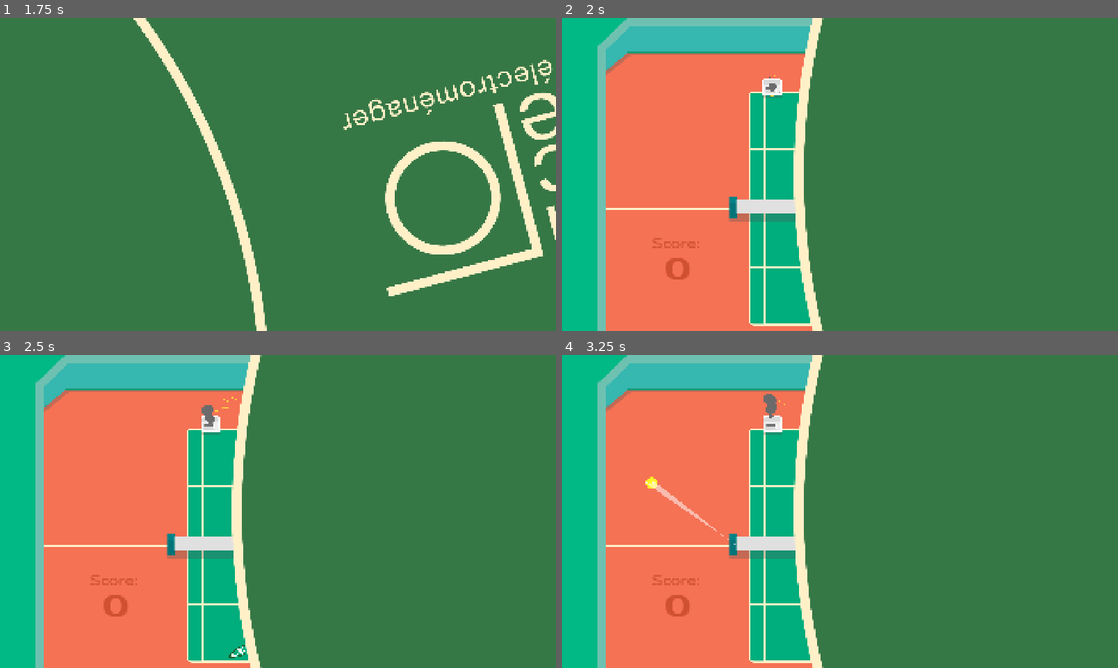
Above: before the commit, frames 1-4 (two rows, left to right).
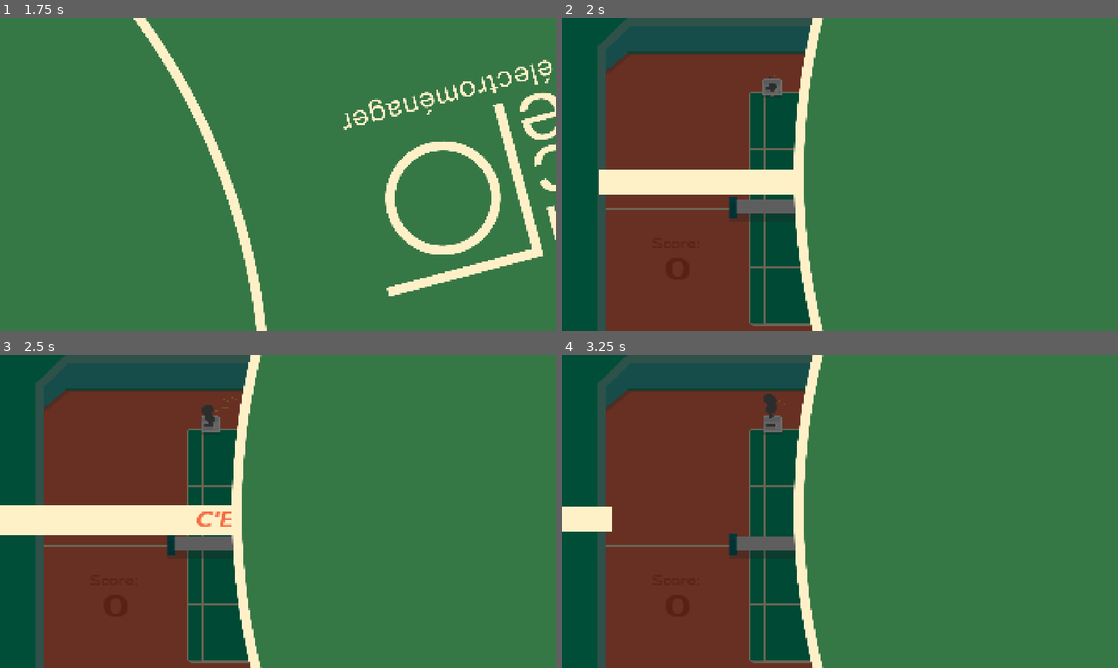
Above: after the commit, the same moments.

Repository: VeryKoolGames/ace_electromenager
Game: Godot game, scene res://Assets/Scenes/Main/start_menu.tscn
The game is run twice, just before and just after one commit, with the same random seed, the same clock (stepped at 60 frames per second) and the same inputs.
Inputs (mouse positions are in pixels of both pictures, inside the frame that each line leads up to):
- Up to frame 1 (1.75 s): click (278, 230) at 0.5 s; click (278, 230) at 1.25 s
- Up to frame 2 (2 s): no input
- Up to frame 3 (2.5 s): move the mouse to (400, 495) at 2.02 s; press the mouse at (400, 495) at 2.03 s
- Up to frame 4 (3.25 s): move the mouse to (728, 527) at 2.77 s; release the mouse at (728, 527) at 2.78 s; click (728, 527) at 2.85 s

Frame 1 is identical in both runs. In frame 2, 43% of the frame differs, in the area x 0-45%, y 0-100%; in frame 3, 43%; in frame 4, 43%.

Commit message:
game working

Diff:
--- /dev/null
+++ b/Assets/Resources/BallSpawnTimer.tres
@@ -0,0 +1,8 @@
+[gd_resource type="Resource" script_class="ResFloatValue" load_steps=2 format=3 uid="uid://bst336m5t7gut"]
+
+[ext_resource type="Script" uid="uid://cxen80npuihu6" path="res://ResFloatValue.gd" id="1_52mtj"]
+
+[resource]
+script = ExtResource("1_52mtj")
+value = 1.5
+metadata/_custom_type_script = "uid://cxen80npuihu6"
--- a/Assets/Scenes/Main/main.tscn
+++ b/Assets/Scenes/Main/main.tscn
@@ -33,6 +33,7 @@
 [ext_resource type="AudioStream" uid="uid://dsvbg3xv1on2e" path="res://Assets/Sounds/main_music.mp3" id="26_dacag"]
 [ext_resource type="Texture2D" uid="uid://cjld02n6rulqs" path="res://Assets/sprites/Pannel1.png" id="28_ad0oj"]
 [ext_resource type="Texture2D" uid="uid://xxk4m6u0i0ut" path="res://Assets/sprites/BaseRectPannel.png" id="29_ns2ik"]
+[ext_resource type="Script" uid="uid://dgxbhmryomxn7" path="res://Assets/Scripts/UI/countdown_start_ui.gd" id="32_sack4"]
 
 [sub_resource type="RectangleShape2D" id="RectangleShape2D_c83bt"]
 size = Vector2(762, 11)
@@ -203,6 +204,81 @@
 &"show_end_screen": SubResource("Animation_nfxtm")
 }
 
+[sub_resource type="Animation" id="Animation_ns2ik"]
+resource_name = "game_start"
+length = 1.8
+tracks/0/type = "value"
+tracks/0/imported = false
+tracks/0/enabled = true
+tracks/0/path = NodePath("MarginContainer:position")
+tracks/0/interp = 1
+tracks/0/loop_wrap = true
+tracks/0/keys = {
+"times": PackedFloat32Array(0, 0.4, 1.4, 1.8),
+"transitions": PackedFloat32Array(1, 1, 1, 1),
+"update": 0,
+"values": [Vector2(3000, 500), Vector2(0, 500), Vector2(0, 500), Vector2(-3000, 500)]
+}
+tracks/1/type = "value"
+tracks/1/imported = false
+tracks/1/enabled = true
+tracks/1/path = NodePath("MarginContainer:scale")
+tracks/1/interp = 1
+tracks/1/loop_wrap = true
+tracks/1/keys = {
+"times": PackedFloat32Array(0.7, 0.95, 1.2),
+"transitions": PackedFloat32Array(1, 1, 1),
+"update": 0,
+"values": [Vector2(1, 1), Vector2(1.2, 1.2), Vector2(1, 1)]
+}
+tracks/2/type = "method"
+tracks/2/imported = false
+tracks/2/enabled = true
+tracks/2/path = NodePath(".")
+tracks/2/interp = 1
+tracks/2/loop_wrap = true
+tracks/2/keys = {
+"times": PackedFloat32Array(1.8),
+"transitions": PackedFloat32Array(1),
+"values": [{
+"args": [],
+"method": &"queue_free"
+}]
+}
+
+[sub_resource type="Animation" id="Animation_sack4"]
+length = 0.001
+tracks/0/type = "value"
+tracks/0/imported = false
+tracks/0/enabled = true
+tracks/0/path = NodePath("MarginContainer:position")
+tracks/0/interp = 1
+tracks/0/loop_wrap = true
+tracks/0/keys = {
+"times": PackedFloat32Array(0),
+"transitions": PackedFloat32Array(1),
+"update": 0,
+"values": [Vector2(0, 0)]
+}
+tracks/1/type = "value"
+tracks/1/imported = false
+tracks/1/enabled = true
+tracks/1/path = NodePath("MarginContainer:scale")
+tracks/1/interp = 1
+tracks/1/loop_wrap = true
+tracks/1/keys = {
+"times": PackedFloat32Array(0),
+"transitions": PackedFloat32Array(1),
+"update": 0,
+"values": [Vector2(1, 1)]
+}
+
+[sub_resource type="AnimationLibrary" id="AnimationLibrary_t8766"]
+_data = {
+&"RESET": SubResource("Animation_sack4"),
+&"game_start": SubResource("Animation_ns2ik")
+}
+
 [node name="Main" type="Node2D"]
 script = ExtResource("1_nfxtm")
 
@@ -570,7 +646,10 @@
 layout_mode = 1
 anchors_preset = 10
 anchor_right = 1.0
-offset_bottom = 111.0
+offset_left = 3000.0
+offset_top = 500.0
+offset_right = 3000.0
+offset_bottom = 611.0
 grow_horizontal = 2
 theme_override_constants/margin_left = 0
 theme_override_constants/margin_top = 20
@@ -601,9 +680,9 @@
 anchors_preset = -1
 anchor_top = 1.0
 anchor_bottom = 1.0
-offset_left = 67.0
+offset_left = -1000.0
 offset_top = -448.0
-offset_right = 713.0
+offset_right = -354.0
 grow_vertical = 0
 theme_override_constants/separation = 0
 alignment = 1
@@ -669,9 +748,9 @@
 custom_minimum_size = Vector2(500, 500)
 layout_mode = 1
 anchors_preset = 0
-offset_left = 33.0
+offset_left = -1000.0
 offset_top = 167.0
-offset_right = 533.0
+offset_right = -500.0
 offset_bottom = 667.0
 rotation = -0.0872665
 
@@ -901,6 +980,64 @@
 &"": SubResource("AnimationLibrary_ad0oj")
 }
 
+[node name="CountdownStartUI" type="Control" parent="ResponsiveLayer"]
+layout_mode = 3
+anchors_preset = 15
+anchor_right = 1.0
+anchor_bottom = 1.0
+grow_horizontal = 2
+grow_vertical = 2
+script = ExtResource("32_sack4")
+metadata/_edit_use_anchors_ = true
+
+[node name="BackgroundRect" type="ColorRect" parent="ResponsiveLayer/CountdownStartUI"]
+layout_mode = 1
+anchors_preset = 15
+anchor_right = 1.0
+anchor_bottom = 1.0
+grow_horizontal = 2
+grow_vertical = 2
+color = Color(0, 0, 0, 0.580392)
+
+[node name="AnimationPlayer" type="AnimationPlayer" parent="ResponsiveLayer/CountdownStartUI"]
+libraries = {
+&"": SubResource("AnimationLibrary_t8766")
+}
+
+[node name="MarginContainer" type="MarginContainer" parent="ResponsiveLayer/CountdownStartUI"]
+layout_mode = 1
+anchors_preset = 10
+anchor_right = 1.0
+offset_left = -3000.0
+offset_top = 500.0
+offset_right = -3000.0
+offset_bottom = 611.0
+grow_horizontal = 2
+pivot_offset = Vector2(960, 55.5)
+theme_override_constants/margin_left = 0
+theme_override_constants/margin_top = 20
+
+[node name="Banner" type="TextureRect" parent="ResponsiveLayer/CountdownStartUI/MarginContainer"]
+modulate = Color(0.996078, 0.945098, 0.784314, 1)
+custom_minimum_size = Vector2(0, 91)
+layout_mode = 2
+texture = ExtResource("6_swae5")
+expand_mode = 1
+
+[node name="Label" type="Label" parent="ResponsiveLayer/CountdownStartUI/MarginContainer/Banner"]
+modulate = Color(0.960784, 0.447059, 0.329412, 1)
+layout_mode = 1
+anchors_preset = 15
+anchor_right = 1.0
+anchor_bottom = 1.0
+grow_horizontal = 2
+grow_vertical = 2
+theme_override_fonts/font = ExtResource("10_yehcq")
+theme_override_font_sizes/font_size = 64
+text = "C'EST PARTI !"
+horizontal_alignment = 1
+vertical_alignment = 1
+
 [node name="Camera2D" type="Camera2D" parent="."]
 anchor_mode = 0
 script = ExtResource("19_oaiys")
--- a/Assets/Scenes/Player/player.tscn
+++ b/Assets/Scenes/Player/player.tscn
@@ -6,12 +6,12 @@
 [ext_resource type="Script" uid="uid://ianf0n73dkr4" path="res://Assets/Scripts/Player/raquette.gd" id="3_wp0h6"]
 [ext_resource type="Script" uid="uid://fpx7vinicqon" path="res://Assets/Scripts/Ball/ball_spawner.gd" id="4_340hg"]
 [ext_resource type="PackedScene" uid="uid://bua6ps1mia14x" path="res://Assets/Scenes/Ball/ball.tscn" id="5_340hg"]
+[ext_resource type="Resource" uid="uid://bst336m5t7gut" path="res://Assets/Resources/BallSpawnTimer.tres" id="7_fg6bc"]
 
 [node name="Player" type="Node2D"]
 script = ExtResource("1_3b2lm")
 
 [node name="RaquetteSprite" type="Sprite2D" parent="."]
-z_index = 1
 position = Vector2(-1, 18)
 rotation = -0.698132
 scale = Vector2(0.5, 0.5)
@@ -26,7 +26,7 @@
 [node name="BallSpawner" type="Node2D" parent="." node_paths=PackedStringArray("aiming_arrow")]
 script = ExtResource("4_340hg")
 ball_scene = ExtResource("5_340hg")
-spawn_cooldown = 2
+spawn_cooldown = ExtResource("7_fg6bc")
 fast_spawn_cooldown = 0.5
 aiming_arrow = NodePath("../AimingArrow")
 
--- a/Assets/Scripts/Ball/ball_spawner.gd
+++ b/Assets/Scripts/Ball/ball_spawner.gd
@@ -2,7 +2,7 @@
 class_name BallSpawner
 
 @export var ball_scene: PackedScene
-@export var spawn_cooldown := 0
+@export var spawn_cooldown: ResFloatValue
 @export var fast_spawn_cooldown := 0.0
 @export var aiming_arrow: Node2D
 var aiming_arrow_base_scale: Vector2
@@ -12,7 +12,7 @@
 func _ready() -> void:
 	aiming_arrow_base_scale = aiming_arrow.scale
 	spawn_ball()
-	cooldown_timer.wait_time = spawn_cooldown
+	cooldown_timer.wait_time = spawn_cooldown.value
 	cooldown_timer.timeout.connect(on_cooldown_ended)
 	Events.on_power_up_activated.connect(on_fast_show_power_up_picked_up)
 	Events.on_power_up_expired.connect(on_fast_show_power_up_expired)
@@ -41,7 +41,7 @@
 
 func on_fast_show_power_up_expired(type: ResPowerUp.PowerUpEnum) -> void:
 	if type == ResPowerUp.PowerUpEnum.FAST_SPAWN_SHOT:
-		cooldown_timer.wait_time = spawn_cooldown
+		cooldown_timer.wait_time = spawn_cooldown.value
 
 func scale_raquette() -> void:
 	var tween = create_tween()
--- a/Assets/Scripts/Globals/Events.gd
+++ b/Assets/Scripts/Globals/Events.gd
@@ -4,6 +4,7 @@
 signal on_ball_stopped
 signal on_player_scored(score_value: int)
 signal on_game_timer_ended
+signal on_game_started
 
 # Power Ups
 signal on_power_up_gathered(power_up: ResPowerUp)
--- a/Assets/Scripts/Globals/GameState.gd
+++ b/Assets/Scripts/Globals/GameState.gd
@@ -1,12 +1,12 @@
 extends Node
 
 enum GameStateEnum {
-	TUTORIAL,
+	START,
 	GAME,
 	END
 }
 
-var current_game_state := GameStateEnum.GAME
+var current_game_state := GameStateEnum.START
 
 func is_in_game_mode() -> bool:
 	return current_game_state == GameStateEnum.GAME
--- a/Assets/Scripts/Managers/game_timer_manager.gd
+++ b/Assets/Scripts/Managers/game_timer_manager.gd
@@ -13,9 +13,15 @@
 	}
 	game_timer.timeout.connect(end_game)
 	game_timer.wait_time = game_length.value
+	timer_label.text = time_to_minutes_secs(game_length.value)
+	Events.on_game_started.connect(on_game_start)
+
+func on_game_start() -> void:
 	start_timer()
 
 func _process(_delta: float) -> void:
+	if game_timer.is_stopped():
+		return
 	timer_label.text = time_to_minutes_secs(game_timer.time_left)
 	check_game_states_tresholds()
 
--- /dev/null
+++ b/Assets/Scripts/UI/countdown_start_ui.gd
@@ -0,0 +1,6 @@
+extends Control
+
+@onready var animation_player: AnimationPlayer = $AnimationPlayer
+
+func play_start_animation() -> void:
+	animation_player.play("game_start")
--- a/Assets/Scripts/game_manager.gd
+++ b/Assets/Scripts/game_manager.gd
@@ -1,5 +1,12 @@
 extends Node2D
 
+@onready var countdown_start_ui: Control = $ResponsiveLayer/CountdownStartUI
 
 func _ready() -> void:
+	countdown_start_ui.play_start_animation()
+	await get_tree().create_timer(2).timeout
+	start_game()
+
+func start_game() -> void:
 	GameState.set_game_mode()
+	Events.on_game_started.emit()
Not shown: 1 places in Assets/Scenes/Main/main.tscn that only renumber resources
Not shown: 1 places in Assets/Scenes/Player/player.tscn that only renumber resources
Not shown, added: Assets/Scripts/UI/countdown_start_ui.gd.uid
